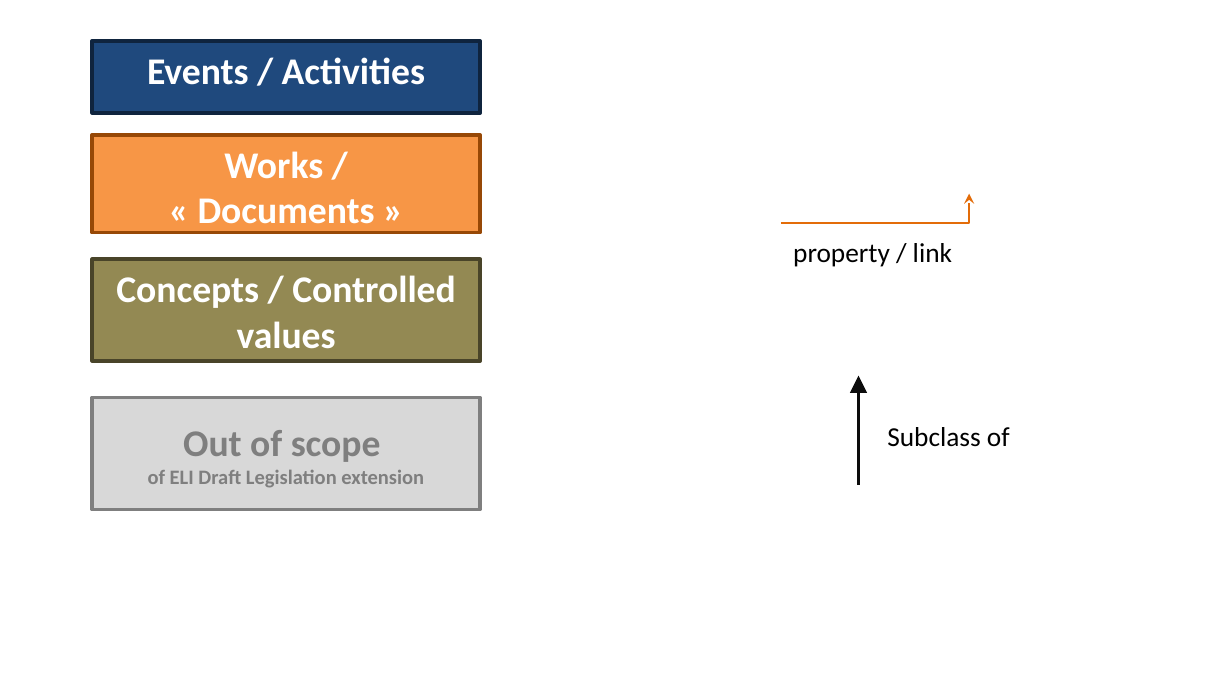
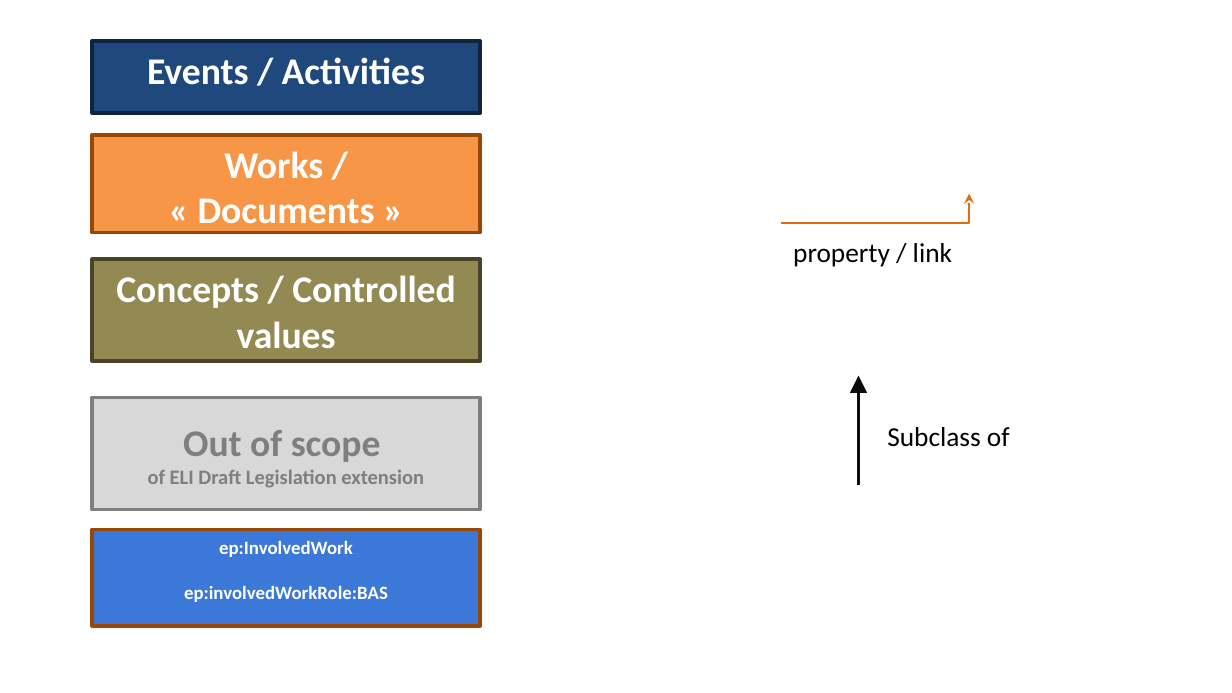
Before and after one commit to sparna-git/ep-graph-poc, a slide deck: slide 2 of 06-Dataset6_eli-dl-ap-ep/02-Specifications/eli-dl-ap-ep/eli-dl-ap-ep-diagrams-spreadsheet/eli-dl-ap-ep-diagrams.pptx. Drawn at 1232x693 pixels with LibreOffice and Linux fonts; fonts in the diff are those of the drawing. Boxes give left, top, right and bottom in pixels: in the first picture for what was removed or moved away, otherwise in the second. Text is boxed around its words. In the diff, an @@ line names an element or a change of style, - is before the commit and + after.

```diff
--- a/06-Dataset6_eli-dl-ap-ep/02-Specifications/eli-dl-ap-ep/eli-dl-ap-ep-diagrams-spreadsheet/eli-dl-ap-ep-diagrams.pptx
+++ b/06-Dataset6_eli-dl-ap-ep/02-Specifications/eli-dl-ap-ep/eli-dl-ap-ep-diagrams-spreadsheet/eli-dl-ap-ep-diagrams.pptx
@@ rectangle added at box(92, 530, 480, 626), fill #3C78D8, outline #974806 2 pt, 11 pt, text #FFFFFF, bold @@
+ep:InvolvedWork
+ep:involvedWorkRole:BAS
```
Also in this commit, not shown: 3 other slides changed, 7 slides added, 1 slide removed, 15 other files.
